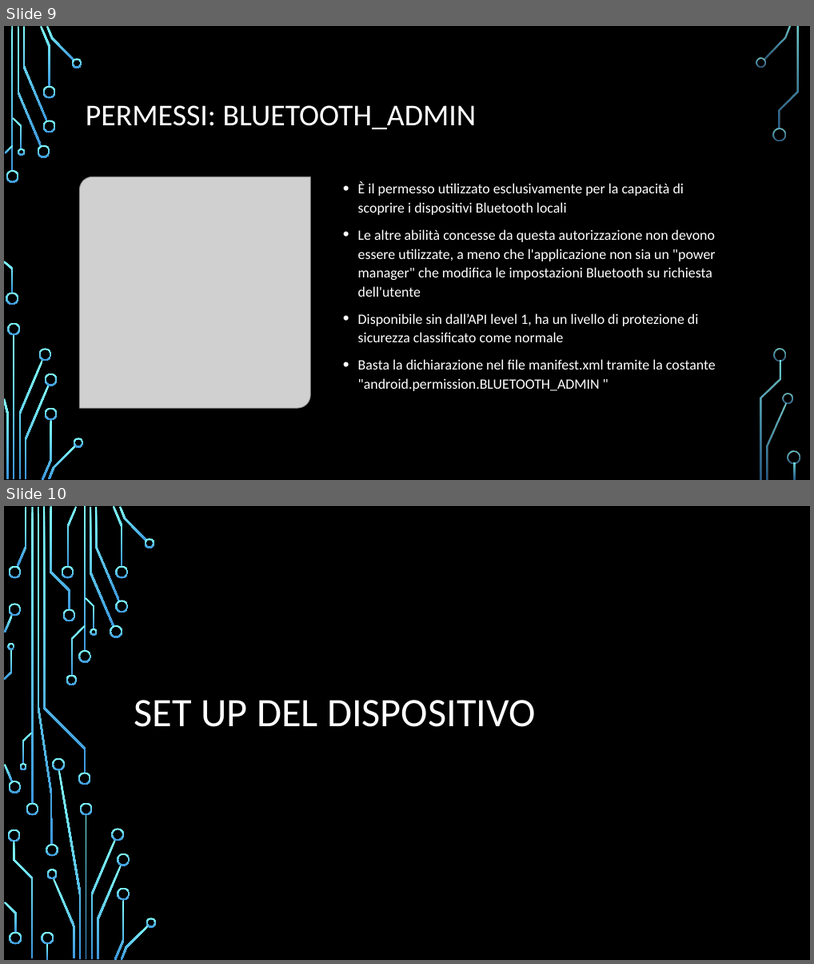
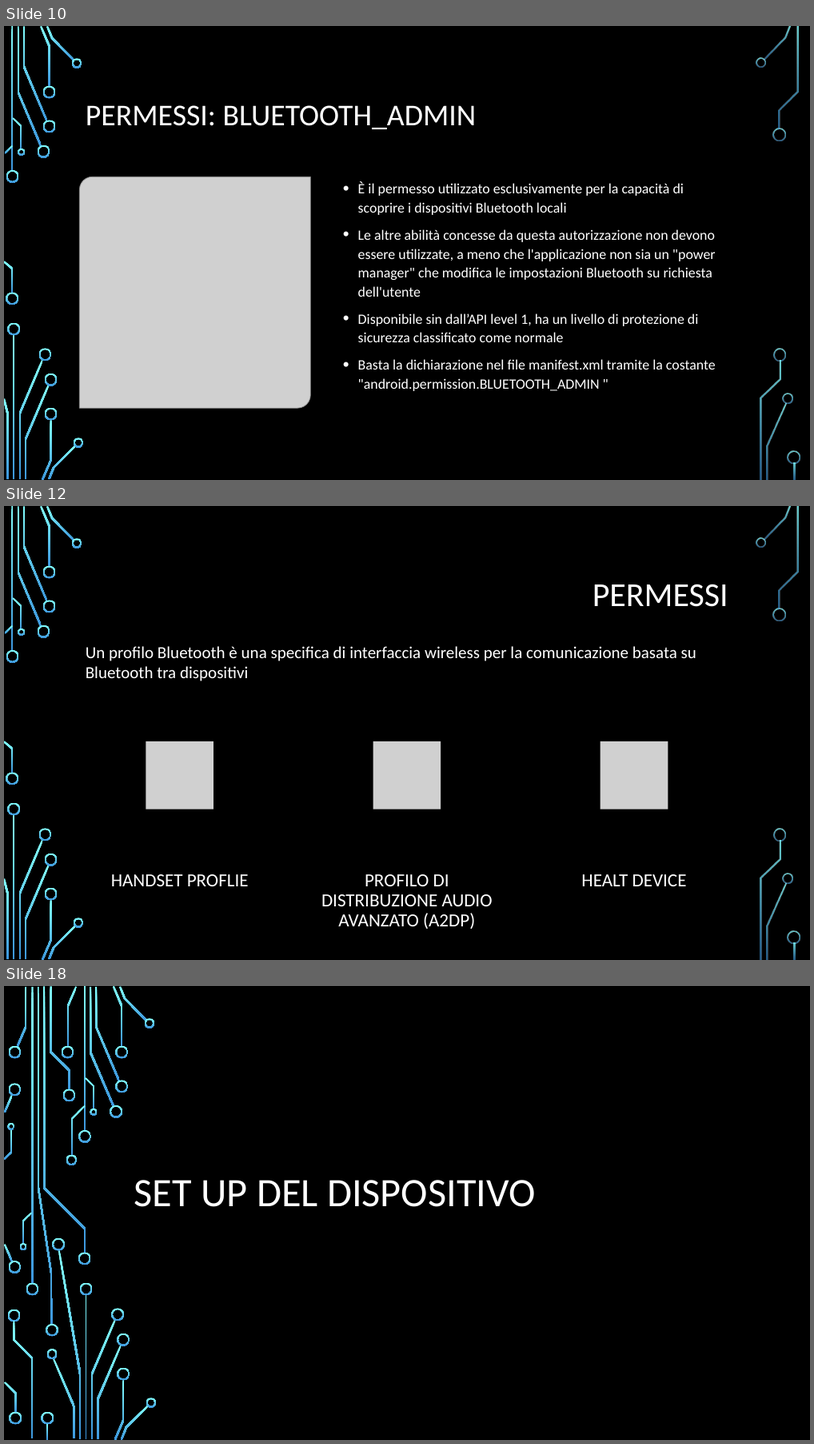
Before and after one commit to FNX-hub/ProgettoMP, a slide deck: Bluetooth.pptx. Shown one above the other, each under a label of ours: slides 9 and 10 before the commit, slides 10, 12 and 18 after it; the slides between them are not shown. The pictures are 814x964 and 814x1444 pixels, drawn with LibreOffice and Linux fonts; fonts in the diff are those of the drawing; grey boxes stand for pictures; background and template pictures are left out. Boxes give left, top, right and bottom in pixels: in the first picture for what was removed or moved away, otherwise in the second. Text is boxed around its words. In the diff, an @@ line names an element or a change of style, - is before the commit and + after.

```diff
--- a/Bluetooth.pptx
+++ b/Bluetooth.pptx
@@ slide 12 added at (x1=4, y1=506, x2=810, y2=960), background picture (left out); not listed: 36 template elements that a slide beside it also shows @@
@@ title added at (x1=593, y1=584, x2=729, y2=607), 40 pt, text #FFFFFF @@
+PERMESSI
@@ text added at (x1=86, y1=646, x2=697, y2=681), 20 pt, text #FFFFFF @@
+Un profilo Bluetooth è una specifica di interfaccia wireless per la comunicazione basata su Bluetooth tra dispositivi
@@ group added at (x1=111, y1=716, x2=694, y2=928): 3 ellipses, 3 pictures, 3 texts @@
+HANDSET PROFLIE
+PROFILO DI DISTRIBUZIONE AUDIO AVANZATO (A2DP)
+HEALT DEVICE
@@ what was slide 9 is now slide 10 @@
@@ what was slide 10 is now slide 18 @@
```
Also in this commit, not shown: 1 slide changed, 10 other slides added.
